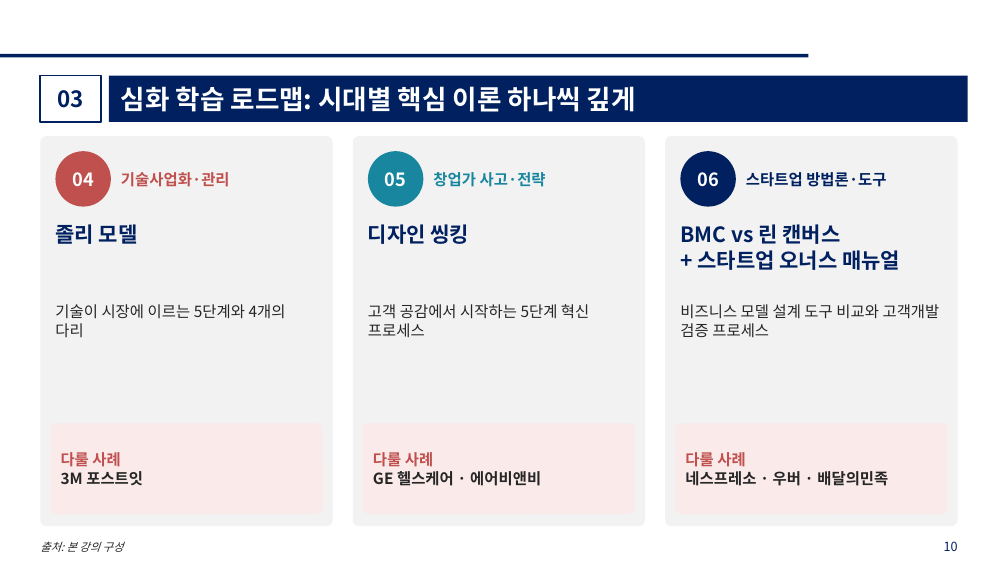
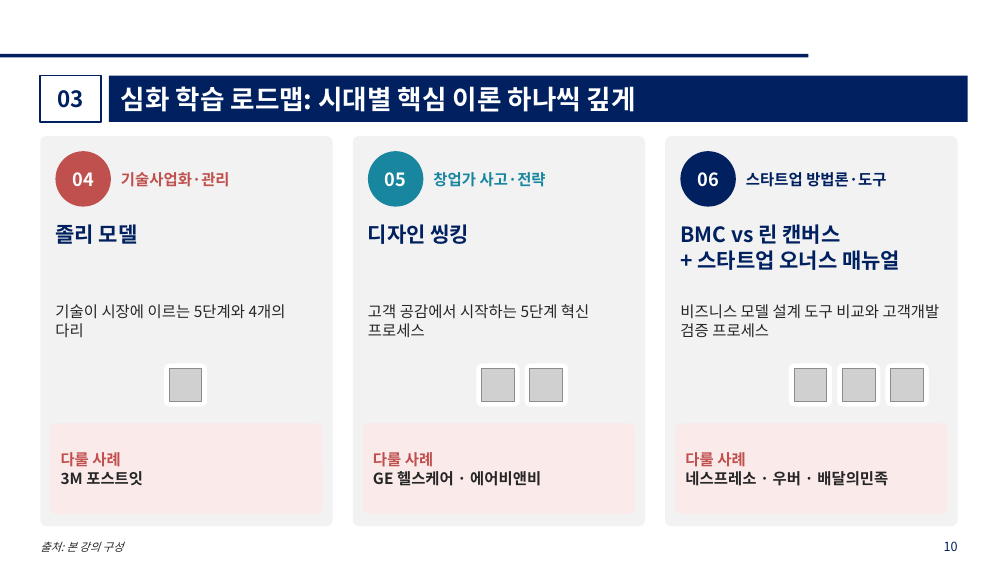
Before and after one commit to kicfseo-netizen/mini-web-toys, a slide deck: slide 10 of startup-theory-lecture/창업이론_강의자료.pptx. Drawn at 1008x567 pixels with LibreOffice and Linux fonts; fonts in the diff are those of the drawing; grey boxes stand for pictures; background and template pictures are left out. Boxes give left, top, right and bottom in pixels: in the first picture for what was removed or moved away, otherwise in the second. Text is boxed around its words. In the diff, an @@ line names an element or a change of style, - is before the commit and + after.

```diff
--- a/startup-theory-lecture/창업이론_강의자료.pptx
+++ b/startup-theory-lecture/창업이론_강의자료.pptx
@@ rounded rectangle added at (x1=163, y1=363, x2=208, y2=407), fill #FFFFFF, outline #F2F2F2 0.75 pt @@
@@ picture added at (x1=169, y1=369, x2=203, y2=402) @@
@@ rounded rectangle added at (x1=476, y1=363, x2=520, y2=407), fill #FFFFFF, outline #F2F2F2 0.75 pt @@
@@ picture added at (x1=482, y1=369, x2=515, y2=402) @@
@@ rounded rectangle added at (x1=524, y1=363, x2=569, y2=407), fill #FFFFFF, outline #F2F2F2 0.75 pt @@
@@ picture added at (x1=530, y1=369, x2=563, y2=402) @@
@@ rounded rectangle added at (x1=788, y1=363, x2=833, y2=407), fill #FFFFFF, outline #F2F2F2 0.75 pt @@
@@ picture added at (x1=794, y1=369, x2=828, y2=402) @@
@@ rounded rectangle added at (x1=837, y1=363, x2=881, y2=407), fill #FFFFFF, outline #F2F2F2 0.75 pt @@
@@ picture added at (x1=843, y1=369, x2=876, y2=402) @@
@@ rounded rectangle added at (x1=885, y1=363, x2=929, y2=407), fill #FFFFFF, outline #F2F2F2 0.75 pt @@
@@ picture added at (x1=891, y1=369, x2=924, y2=402) @@
```
Also in this commit, not shown: 18 other slides changed, 27 other files.
